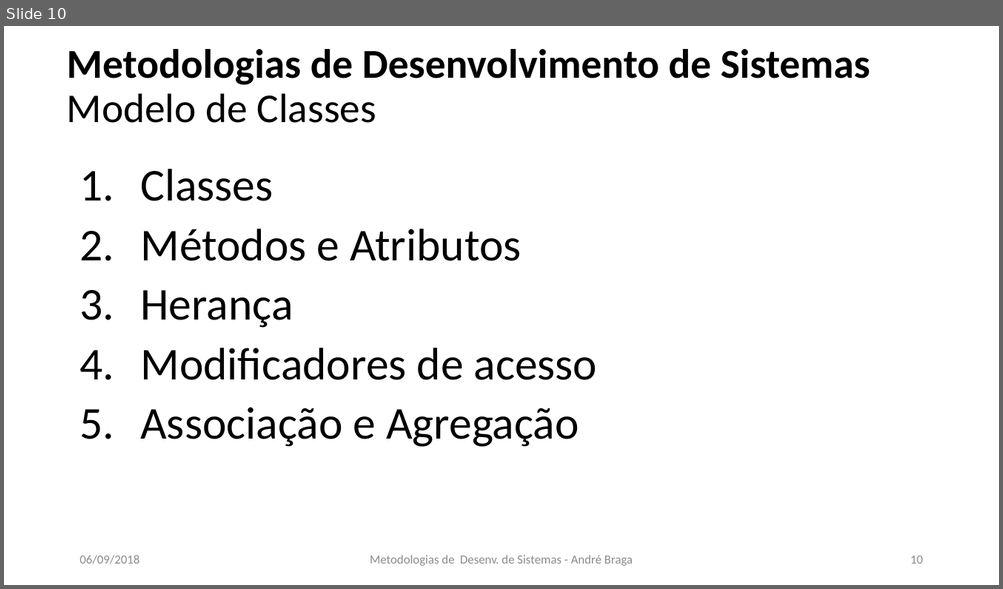
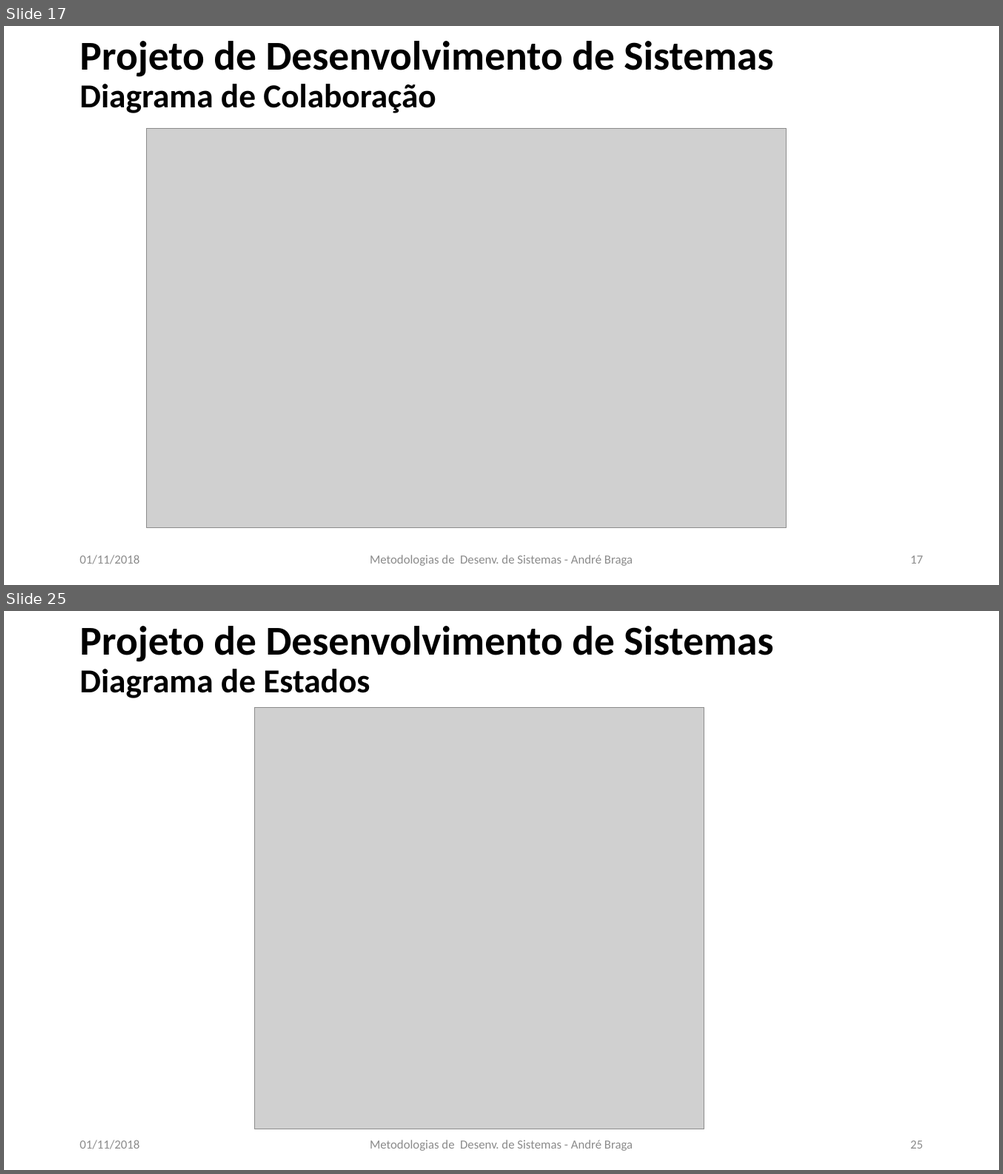
Before and after one commit to LeoCaronezi/CURSOS, a slide deck: Metodologias de Desenvolvimento de Sistemas/CCT0431 - METE DES DE SIST_Aula_04_2018_02 .pptx. Shown one above the other, each under a label of ours: slide 10 before the commit, slides 17 and 25 after it; the slides between them are not shown. The pictures are 1003x589 and 1003x1174 pixels, drawn with LibreOffice and Linux fonts; fonts in the diff are those of the drawing; grey boxes stand for pictures. Boxes give left, top, right and bottom in pixels: in the first picture for what was removed or moved away, otherwise in the second. Text is boxed around its words. In the diff, an @@ line names an element or a change of style, - is before the commit and + after.

Commit message:
Met Desenvolvimento de Sistemas

```diff
--- a/Metodologias de Desenvolvimento de Sistemas/CCT0431 - METE DES DE SIST_Aula_04_2018_02 .pptx
+++ b/Metodologias de Desenvolvimento de Sistemas/CCT0431 - METE DES DE SIST_Aula_04_2018_02 .pptx
@@ slide 25 added at (4, 611, 999, 1170), background #FFFFFF @@
@@ title added at (79, 626, 773, 698), 39.6 pt, text #000000, bold @@
+Projeto de Desenvolvimento de Sistemas
+Diagrama de Estados
@@ picture added at (255, 707, 704, 1130) @@
@@ text added at (79, 1140, 139, 1150), 12 pt, text #8C8C8C @@
+01/11/2018
@@ text added at (370, 1140, 632, 1151), 12 pt, text #8C8C8C @@
+Metodologias de Desenv. de Sistemas - André Braga
@@ page number added at (910, 1141, 922, 1149), 12 pt, text #8C8C8C @@
+25
@@ what was slide 10 is now slide 17 @@
@@ slide 17 changed as well @@
@@ title at (79, 41, 773, 113): text changed @@
-Metodologias de Desenvolvimento de Sistemas
-Modelo de Classes
+Projeto de Desenvolvimento de Sistemas
+Diagrama de Colaboração
@@ picture added at (147, 129, 786, 529) @@
@@ text removed at (140, 169, 597, 447) @@
-1. Classes
-2. Métodos e Atributos
-3. Herança
-4. Modificadores de acesso
-5. Associação e Agregação
@@ text at (79, 555, 139, 565): text changed @@
-06/09/2018
+01/11/2018
@@ page number at (910, 556, 922, 564): text changed @@
-10
+17
```
Also in this commit, not shown: 10 other slides changed, 12 other slides added, 2 slides removed, 1 other file.
